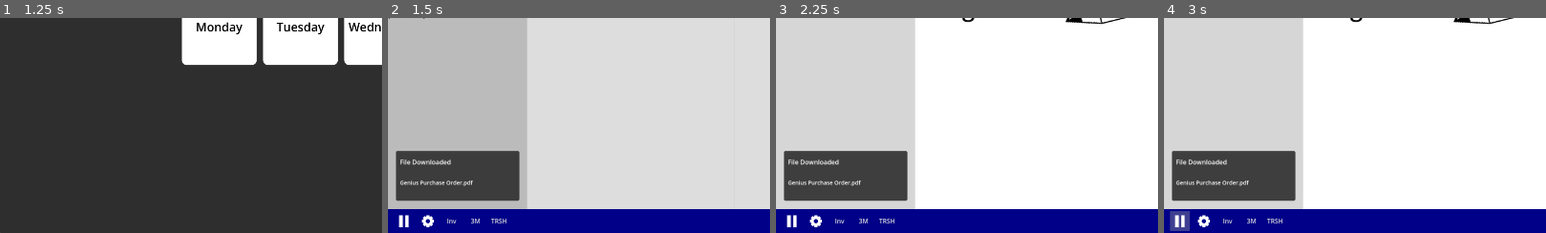
Above: before the commit, frames 1-4 (left to right).
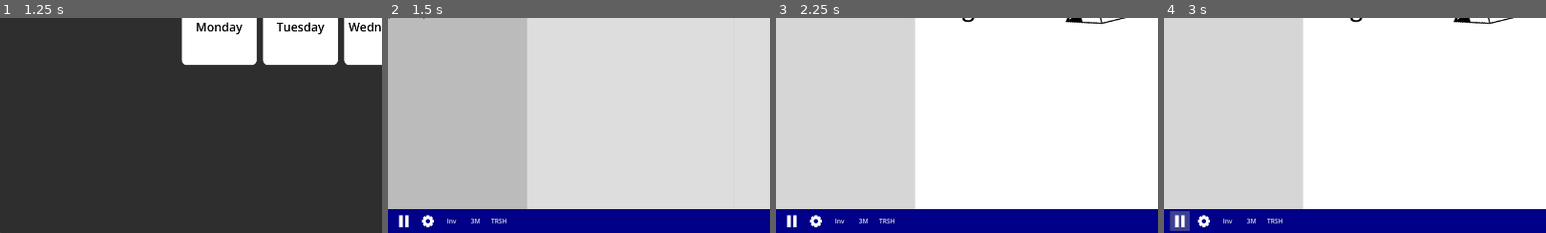
Above: after the commit, the same moments.

Repository: Wong-Kai-Lun/gamified-cybersecurity-awareness-training
Game: Godot game, scene res://game/main_menu/main_menu.tscn
Same seed, same stepped clock (60 frames per second), same inputs: the game is played once before the commit and once after it.
Inputs (mouse positions are % of the whole screen's width and height, from its top left):
- Up to frame 1 (1.25 s): click "New Game" at 0.5 s
- Up to frame 2 (1.5 s): click "Monday" at 1.25 s
- Up to frame 3 (2.25 s): click "X" at 2 s
- Up to frame 4 (3 s): click (2, 97) at 2.75 s
The pictures show only the part of the screen within x 0-50%, y 50-100%; the shares and areas given below are measured in that part.

Frame 1 is identical in both runs. In frame 2, 7.5% of the frame differs, in the area x 2-35%, y 61-86%; in frame 3, 7.6%; in frame 4, 7.6%.

Commit message:
Added Notification Feature
- Now player can receive notifications when performing certain actions like downloading files, sending emails and more.
- Notifications will remove themselves after a set amount of time to avoid spamming and manual removal.

Diff:
--- a/godot/game/main_game/desktop.gd
+++ b/godot/game/main_game/desktop.gd
@@ -10,23 +10,46 @@
 @onready var settings = settings_scene.instantiate()
 @onready var inventory = inventory_scene.instantiate()
 
-# Called when the node enters the scene tree for the first time.
+@onready var notif_vbox: VBoxContainer = $CanvasLayer/PanelContainer/MarginContainer/NotificationVBox
+@onready var notif_toast_scene: PackedScene = preload("res://game/notification_system/notification_toast.tscn")
+
+
 func _ready() -> void:
 	programs_container.add_child(email_client)
 	programs_container.add_child(inventory)
 	inventory.hide()
-
 	canvas_layer.add_child(settings)
 	settings.hide()
+	NotificationManagerInstance.request_notification.connect(_create_notif)
 
 
 func _on_settings_pressed() -> void:
 	settings.visible = !settings.visible
 
-
 func _on_3mail_pressed() -> void:
 	email_client.visible = !email_client.visible
 
-
 func _on_inventory_pressed() -> void:
 	inventory.visible = !inventory.visible
+
+# Notification System
+
+
+
+func _create_notif(data) -> void:
+	var new_notif = notif_toast_scene.instantiate()
+	notif_vbox.add_child(new_notif)
+	new_notif.setup(data)
+	new_notif.request_close.connect(_remove_notif)
+
+
+func _remove_notif(notif) -> void:
+	var start_x : float = notif.global_position.x
+	var t := create_tween()
+
+	t.set_parallel(true)
+	t.tween_property(notif, "modulate:a", 0.0, 0.2)
+	t.tween_property(notif, "global_position:x", start_x - 50, 0.2)
+
+	t.set_parallel(false)
+	t.tween_callback(notif.queue_free)
--- a/godot/game/main_game/desktop.tscn
+++ b/godot/game/main_game/desktop.tscn
@@ -1,10 +1,9 @@
-[gd_scene load_steps=16 format=3 uid="uid://d0ag6c742vmi1"]
+[gd_scene load_steps=15 format=3 uid="uid://d0ag6c742vmi1"]
 
 [ext_resource type="Texture2D" uid="uid://cqw41ovssu3t3" path="res://assets/desktop_bg.jpg" id="1_nvliw"]
 [ext_resource type="Script" path="res://game/main_game/desktop.gd" id="1_v1sjp"]
 [ext_resource type="Texture2D" uid="uid://btsol5dcm77b4" path="res://assets/pause_icon.png" id="3_0oaxt"]
 [ext_resource type="Texture2D" uid="uid://bg5mv1f75hk1j" path="res://assets/gear_icon.png" id="4_s03b3"]
-[ext_resource type="PackedScene" uid="uid://cd5ivsateu3bh" path="res://game/notification_system/notification_toast.tscn" id="5_1vly5"]
 
 [sub_resource type="StyleBoxTexture" id="StyleBoxTexture_oeun7"]
 texture = ExtResource("1_nvliw")
@@ -187,9 +186,6 @@
 size_flags_vertical = 3
 alignment = 2
 
-[node name="NotificationToast" parent="CanvasLayer/PanelContainer/MarginContainer/NotificationVBox" instance=ExtResource("5_1vly5")]
-layout_mode = 2
-
 [connection signal="pressed" from="DesktopBG/Desktop/Taskbar/MarginContainer/TaskbarHBC/Settings" to="." method="_on_settings_pressed"]
 [connection signal="pressed" from="DesktopBG/Desktop/Taskbar/MarginContainer/TaskbarHBC/Inventory" to="." method="_on_inventory_pressed"]
 [connection signal="pressed" from="DesktopBG/Desktop/Taskbar/MarginContainer/TaskbarHBC/3Mail" to="." method="_on_3mail_pressed"]
--- a/godot/game/main_game/programs/common/title_bar.gd
+++ b/godot/game/main_game/programs/common/title_bar.gd
@@ -32,7 +32,7 @@
 
 
 func _on_close_button_pressed() -> void:
-	emit_signal("close_pressed")
+	close_pressed.emit()
 
 
 func _gui_input(event: InputEvent) -> void:
--- a/godot/game/main_game/programs/file/file.gd
+++ b/godot/game/main_game/programs/file/file.gd
@@ -2,6 +2,8 @@
 class_name File
 
 signal remove_requested(file_data: FileData)
+signal file_downloaded(file_data: FileData)
+
 
 @onready var action_menu_button: MenuButton = $ActionMenuButton
 @onready var img_texture_rect: TextureRect = $ActionMenuButton/MarginContainer/VBoxContainer/AspectRatioContainer/FileImg
@@ -14,6 +16,7 @@
 	file_data = data
 	img_texture_rect.texture = data.file_texture
 	name_label.text = data.file_name
+	self.tooltip_text = data.file_name
 
 	match data.file_context:
 		FileData.FileContext.INBOUND:
@@ -64,8 +67,9 @@
 func _file_action(id: int) -> void:
 	match id:
 		0:
-			print("Downloaded file: ", file_data.file_name)
 			GameManagerInstance.add_file_to_inventory(file_data)
+			NotificationManagerInstance.register_file(self)
+			file_downloaded.emit(file_data)
 
 		1:
 			print("Delete pressed!")
--- a/godot/game/notification_system/notification_manager.gd
+++ b/godot/game/notification_system/notification_manager.gd
@@ -1,2 +1,13 @@
 extends Node
 class_name NotificationManager
+
+signal request_notification(data)
+
+func _ready() -> void:
+	pass
+
+func register_file(file: File) -> void:
+	file.file_downloaded.connect(_notify_file_downloaded)
+
+func _notify_file_downloaded(file_data: FileData) -> void:
+	request_notification.emit({ "title": "File Downloaded", "body": file_data.file_name })
--- /dev/null
+++ b/godot/game/notification_system/notification_toast.gd
@@ -0,0 +1,20 @@
+extends Control
+class_name NotificationToast
+
+signal request_close(notif)
+
+@onready var notification_title: Label = $PanelContainer/MarginContainer/VBoxContainer/HBoxContainer/NotificationTitle
+@onready var notification_body: Label = $PanelContainer/MarginContainer/VBoxContainer/NotificationBody
+
+
+func setup(data) -> void:
+	notification_title.text = data["title"]
+	notification_body.text = data["body"]
+
+
+func _on_close_notification_pressed() -> void:
+	request_close.emit(self)
+
+
+func _on_timer_timeout() -> void:
+	request_close.emit(self)
--- a/godot/game/notification_system/notification_toast.tscn
+++ b/godot/game/notification_system/notification_toast.tscn
@@ -1,17 +1,29 @@
-[gd_scene load_steps=2 format=3 uid="uid://cd5ivsateu3bh"]
+[gd_scene load_steps=7 format=3 uid="uid://cd5ivsateu3bh"]
+
+[ext_resource type="Script" path="res://game/notification_system/notification_toast.gd" id="1_5xlne"]
 
 [sub_resource type="StyleBoxFlat" id="StyleBoxFlat_ls8xu"]
-bg_color = Color(0.2, 0.2, 0.2, 0.933333)
+bg_color = Color(0.2, 0.2, 0.2, 0.666667)
 corner_radius_top_left = 4
 corner_radius_top_right = 4
 corner_radius_bottom_right = 4
 corner_radius_bottom_left = 4
 
+[sub_resource type="StyleBoxEmpty" id="StyleBoxEmpty_m8ary"]
+
+[sub_resource type="StyleBoxEmpty" id="StyleBoxEmpty_dam5m"]
+
+[sub_resource type="StyleBoxEmpty" id="StyleBoxEmpty_5kkj7"]
+
+[sub_resource type="StyleBoxEmpty" id="StyleBoxEmpty_lpob1"]
+
 [node name="NotificationToast" type="Control"]
-custom_minimum_size = Vector2(300, 125)
+custom_minimum_size = Vector2(300, 120)
 layout_mode = 3
 anchors_preset = 0
-offset_right = 200.0
+offset_right = 300.0
+offset_bottom = 120.0
+script = ExtResource("1_5xlne")
 
 [node name="PanelContainer" type="PanelContainer" parent="."]
 layout_mode = 1
@@ -33,20 +45,42 @@
 layout_mode = 2
 theme_override_constants/separation = 0
 
-[node name="Label" type="Label" parent="PanelContainer/MarginContainer/VBoxContainer"]
+[node name="HBoxContainer" type="HBoxContainer" parent="PanelContainer/MarginContainer/VBoxContainer"]
 layout_mode = 2
+
+[node name="NotificationTitle" type="Label" parent="PanelContainer/MarginContainer/VBoxContainer/HBoxContainer"]
+layout_mode = 2
+size_flags_horizontal = 3
 size_flags_vertical = 3
 theme_override_font_sizes/font_size = 16
-text = "File Downloaded"
+text = "Title"
 vertical_alignment = 1
 
-[node name="Label2" type="Label" parent="PanelContainer/MarginContainer/VBoxContainer"]
+[node name="CloseNotification" type="Button" parent="PanelContainer/MarginContainer/VBoxContainer/HBoxContainer"]
+custom_minimum_size = Vector2(30, 30)
+layout_mode = 2
+mouse_default_cursor_shape = 2
+theme_override_styles/focus = SubResource("StyleBoxEmpty_m8ary")
+theme_override_styles/hover = SubResource("StyleBoxEmpty_dam5m")
+theme_override_styles/pressed = SubResource("StyleBoxEmpty_5kkj7")
+theme_override_styles/normal = SubResource("StyleBoxEmpty_lpob1")
+text = "X"
+
+[node name="NotificationBody" type="Label" parent="PanelContainer/MarginContainer/VBoxContainer"]
 custom_minimum_size = Vector2(280, 70)
 layout_mode = 2
 size_flags_vertical = 3
 size_flags_stretch_ratio = 2.0
 theme_override_font_sizes/font_size = 14
-text = "Genius Purchase Order.pdf"
+text = "Notification Body"
 vertical_alignment = 1
 autowrap_mode = 3
 text_overrun_behavior = 3
+
+[node name="Timer" type="Timer" parent="."]
+wait_time = 8.0
+one_shot = true
+autostart = true
+
+[connection signal="pressed" from="PanelContainer/MarginContainer/VBoxContainer/HBoxContainer/CloseNotification" to="." method="_on_close_notification_pressed"]
+[connection signal="timeout" from="Timer" to="." method="_on_timer_timeout"]
--- a/godot/project.godot
+++ b/godot/project.godot
@@ -18,6 +18,7 @@
 [autoload]
 
 GameManagerInstance="*res://game/game_manager.gd"
+NotificationManagerInstance="*res://game/notification_system/notification_manager.gd"
 
 [display]
 
